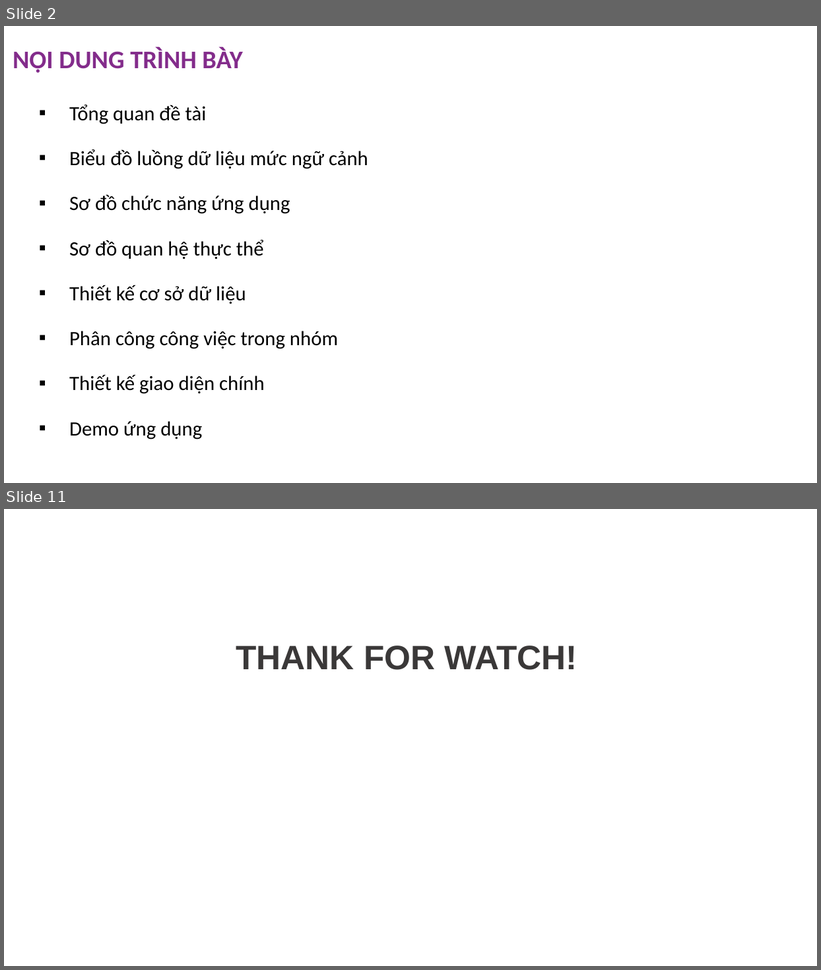
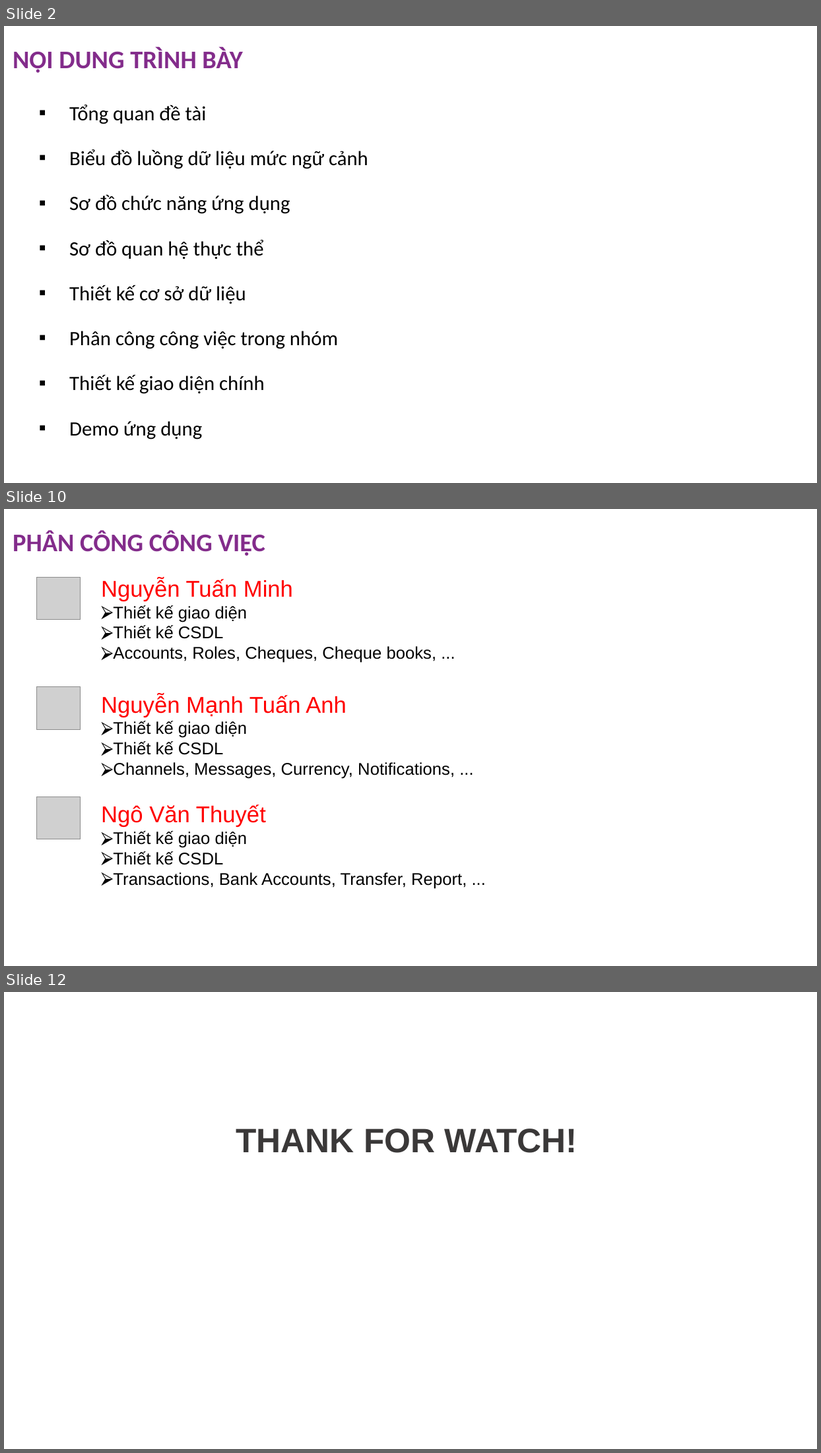
Before and after one commit to anhnmt/csharp-online-banking, a slide deck: Documents/C1905M-Group 1-Online Banking (ADSE).pptx. Shown one above the other, each under a label of ours: slides 2 and 11 before the commit, slides 2, 10 and 12 after it; the slides between them are not shown. The pictures are 821x970 and 821x1453 pixels, drawn with LibreOffice and Linux fonts; fonts in the diff are those of the drawing; grey boxes stand for pictures; background and template pictures are left out. Boxes give left, top, right and bottom in pixels: in the first picture for what was removed or moved away, otherwise in the second. Text is boxed around its words. In the diff, an @@ line names an element or a change of style, - is before the commit and + after.

```diff
--- a/Documents/C1905M-Group 1-Online Banking (ADSE).pptx
+++ b/Documents/C1905M-Group 1-Online Banking (ADSE).pptx
@@ slide 10 added at <box>4,509,817,966</box>, background picture (left out) @@
@@ title added at <box>13,530,266,556</box>, 30 pt, text #832C8B, bold @@
+PHÂN CÔNG CÔNG VIỆC
@@ picture added at <box>36,578,81,619</box> @@
@@ text added at <box>101,578,437,663</box>, 20 pt, text #000000 @@
+Nguyễn Tuấn Minh
+⮚ Thiết kế giao diện
+⮚ Thiết kế CSDL
+⮚ Accounts, Roles, Cheques, Cheque books, ...
@@ picture added at <box>36,687,81,729</box> @@
@@ text added at <box>101,694,455,779</box>, 20 pt, text #000000 @@
+Nguyễn Mạnh Tuấn Anh
+⮚ Thiết kế giao diện
+⮚ Thiết kế CSDL
+⮚ Channels, Messages, Currency, Notifications, ...
@@ picture added at <box>36,797,81,840</box> @@
@@ text added at <box>101,805,467,889</box>, 20 pt, text #000000 @@
+Ngô Văn Thuyết
+⮚ Thiết kế giao diện
+⮚ Thiết kế CSDL
+⮚ Transactions, Bank Accounts, Transfer, Report, ...
@@ what was slide 11 is now slide 12 @@
```
Also in this commit, not shown: 4 slides changed, 5 other slides added, 5 slides removed, 3 other files.
